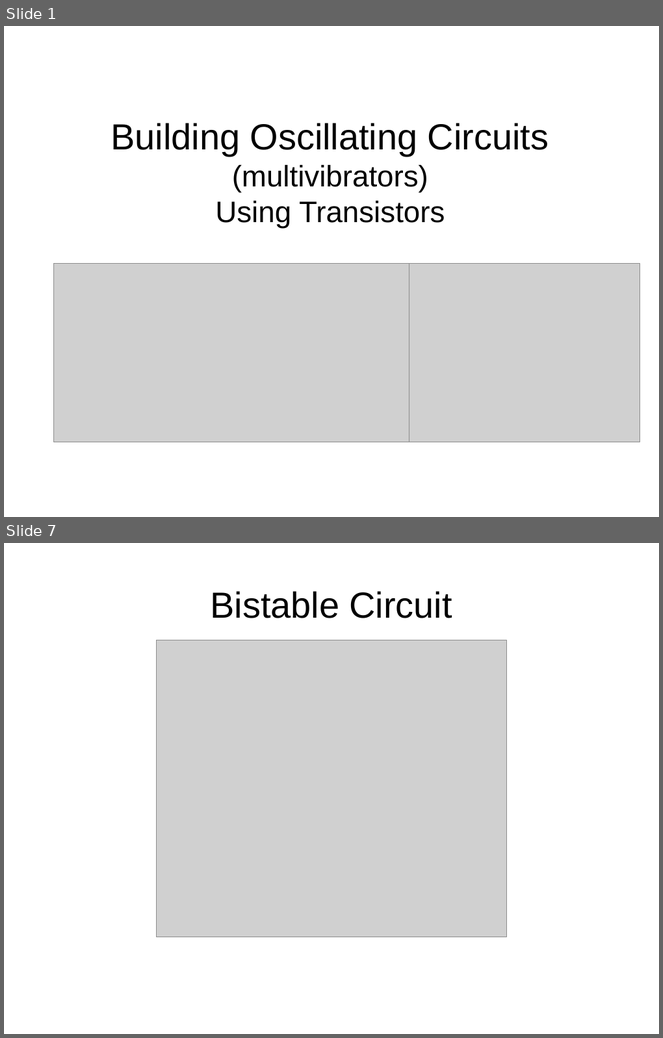
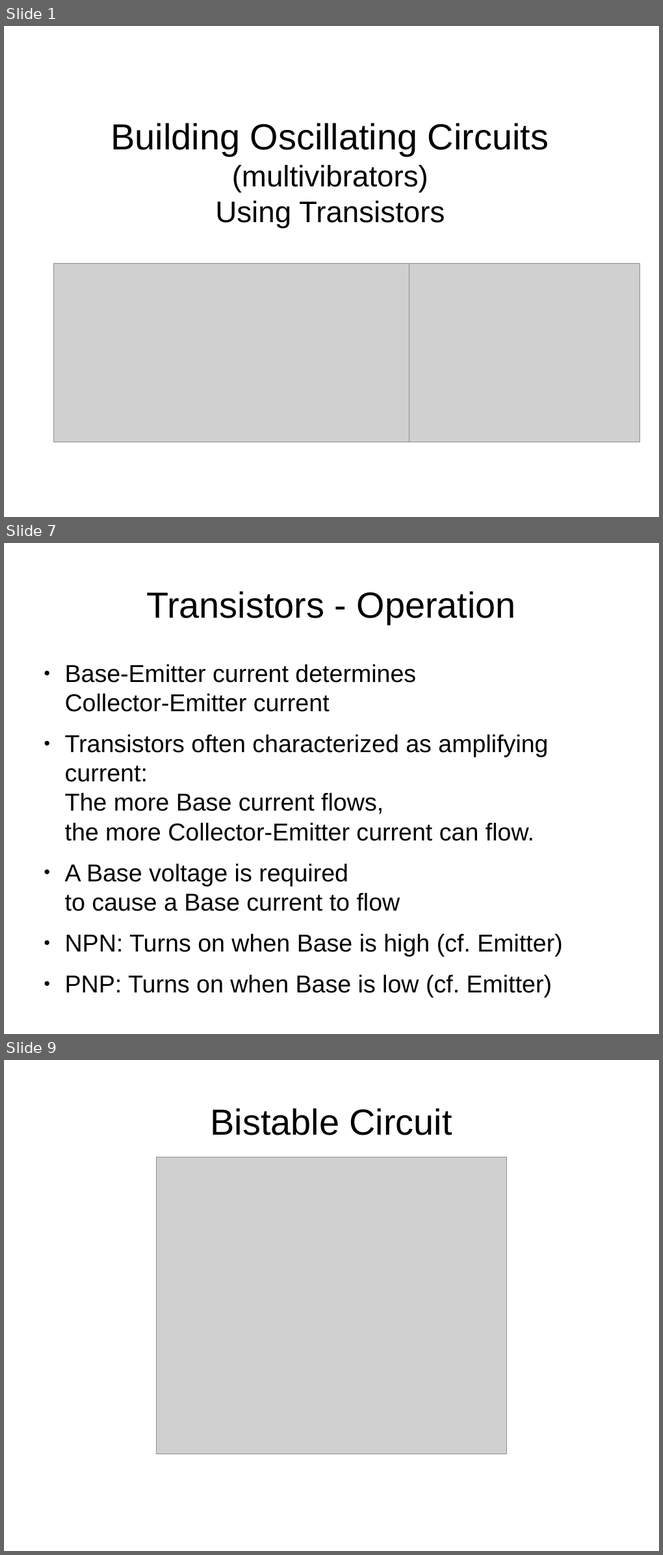
Before and after one commit to swarren/presentations, a slide deck: lcs-multivibrators/lcs-multivibrators.odp. Shown one above the other, each under a label of ours: slides 1 and 7 before the commit, slides 1, 7 and 9 after it; the slides between them are not shown. The pictures are 663x1038 and 663x1555 pixels, drawn with LibreOffice and Linux fonts; fonts in the diff are those of the drawing; grey boxes stand for pictures; background and template pictures are left out. Boxes give left, top, right and bottom in pixels: in the first picture for what was removed or moved away, otherwise in the second. Text is boxed around its words. In the diff, an @@ line names an element or a change of style, - is before the commit and + after.

```diff
--- a/lcs-multivibrators/lcs-multivibrators.odp
+++ b/lcs-multivibrators/lcs-multivibrators.odp
@@ slide 7 added at (4,543,659,1034), background #FFFFFF @@
@@ title added at (146,591,516,624), 44 pt, text #000000 @@
+Transistors - Operation
@@ text added at (65,664,562,997), 29.6 pt, text #000000 @@
+● Base-Emitter current determines
+  Collector-Emitter current
+● Transistors often characterized as amplifying current:
+  The more Base current flows,
+  the more Collector-Emitter current can flow.
+● A Base voltage is required
+  to cause a Base current to flow
+● NPN: Turns on when Base is high (cf. Emitter)
+● PNP: Turns on when Base is low (cf. Emitter)
@@ what was slide 7 is now slide 9 @@
```
Also in this commit, not shown: 9 slides changed, 27 other slides added, 11 slides removed, 3 other files.
